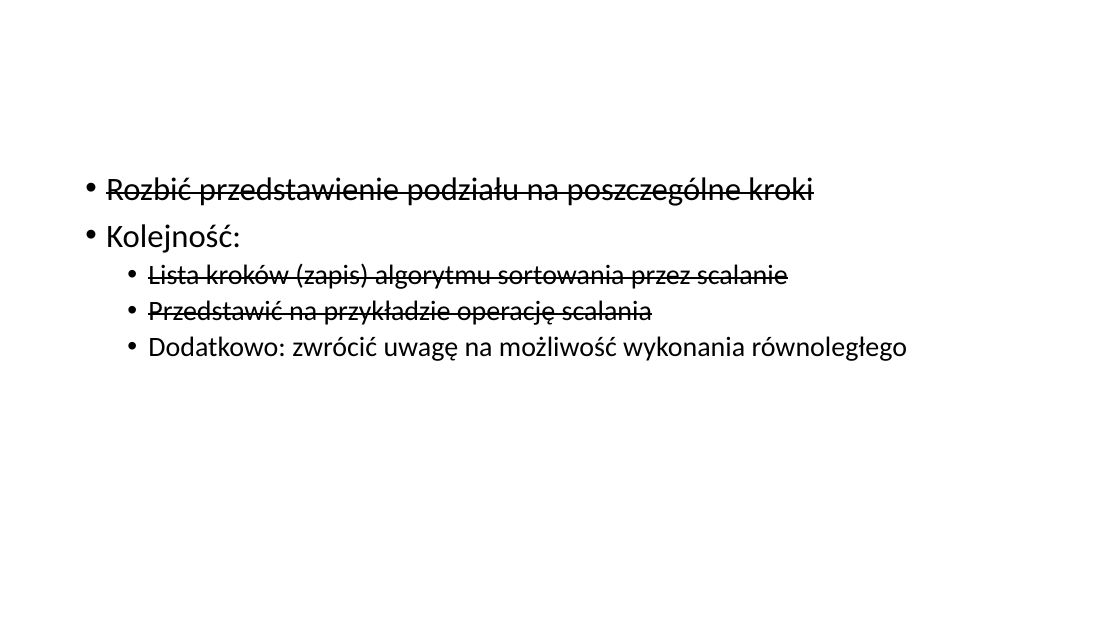
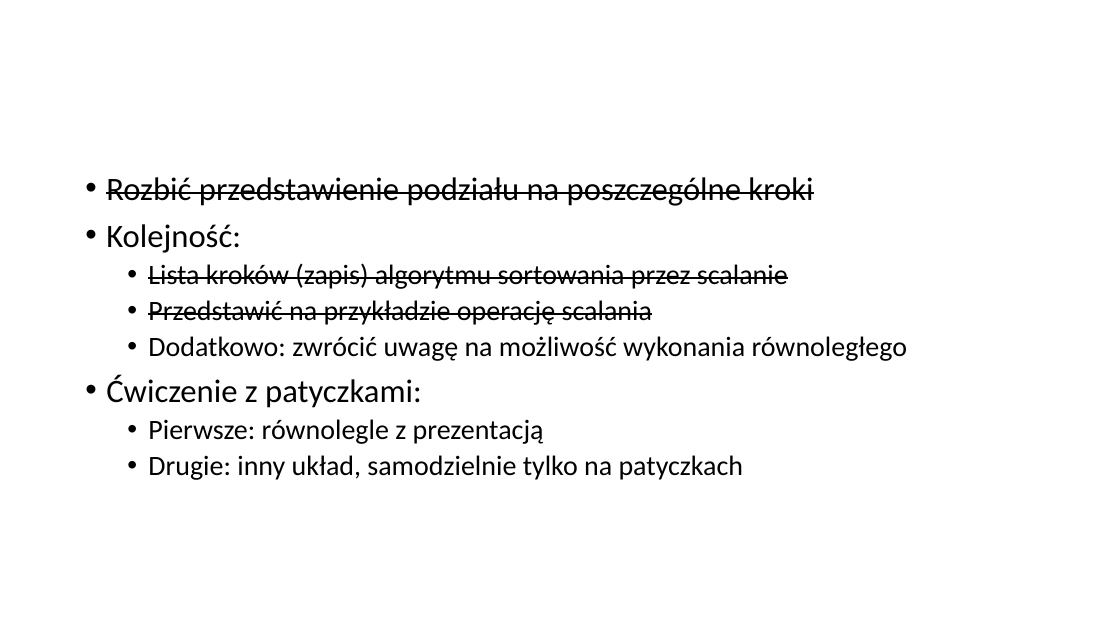
Before and after one commit to blackbat13/CS-HTiEW, a slide deck: slide 91 of Wprowadzenie do rekurencji 2/I. Wprowadzenie do rekurencji 2/Sortowanie przez scalanie.pptx. Drawn at 1120x630 pixels with LibreOffice and Linux fonts; fonts in the diff are those of the drawing. Boxes give left, top, right and bottom in pixels: in the first picture for what was removed or moved away, otherwise in the second. Text is boxed around its words. In the diff, an @@ line names an element or a change of style, - is before the commit and + after.

```diff
--- a/Wprowadzenie do rekurencji 2/I. Wprowadzenie do rekurencji 2/Sortowanie przez scalanie.pptx
+++ b/Wprowadzenie do rekurencji 2/I. Wprowadzenie do rekurencji 2/Sortowanie przez scalanie.pptx
@@ text at (106,375,744,480): paragraphs added @@
+• Ćwiczenie z patyczkami:
+  • Pierwsze: równolegle z prezentacją
+  • Drugie: inny układ, samodzielnie tylko na patyczkach
```
Also in this commit, not shown: 1 other slide changed, 1 other file.
